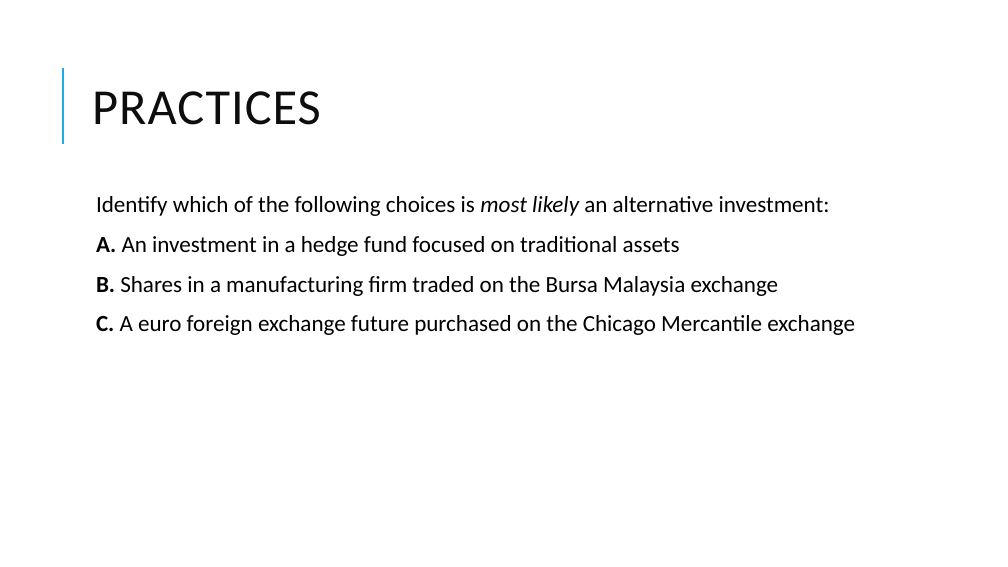
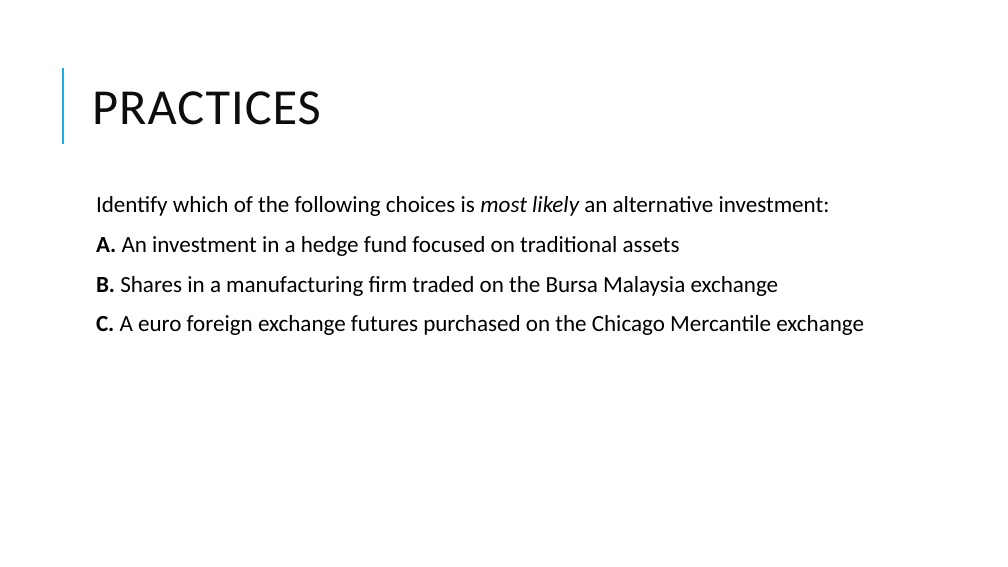
Before and after one commit to Isco0530/data, a slide deck: slide 7 of 2024Alternative.pptx. Drawn at 1008x567 pixels with LibreOffice and Linux fonts; fonts in the diff are those of the drawing. Boxes give left, top, right and bottom in pixels: in the first picture for what was removed or moved away, otherwise in the second. Text is boxed around its words. In the diff, an @@ line names an element or a change of style, - is before the commit and + after.

```diff
--- a/2024Alternative.pptx
+++ b/2024Alternative.pptx
@@ text at [96,315,864,335]: text changed @@
-  C. A euro foreign exchange future purchased on the Chicago Mercantile exchange
+  C. A euro foreign exchange futures purchased on the Chicago Mercantile exchange
```
Also in this commit, not shown: 1 other slide changed, 12 slides added.
